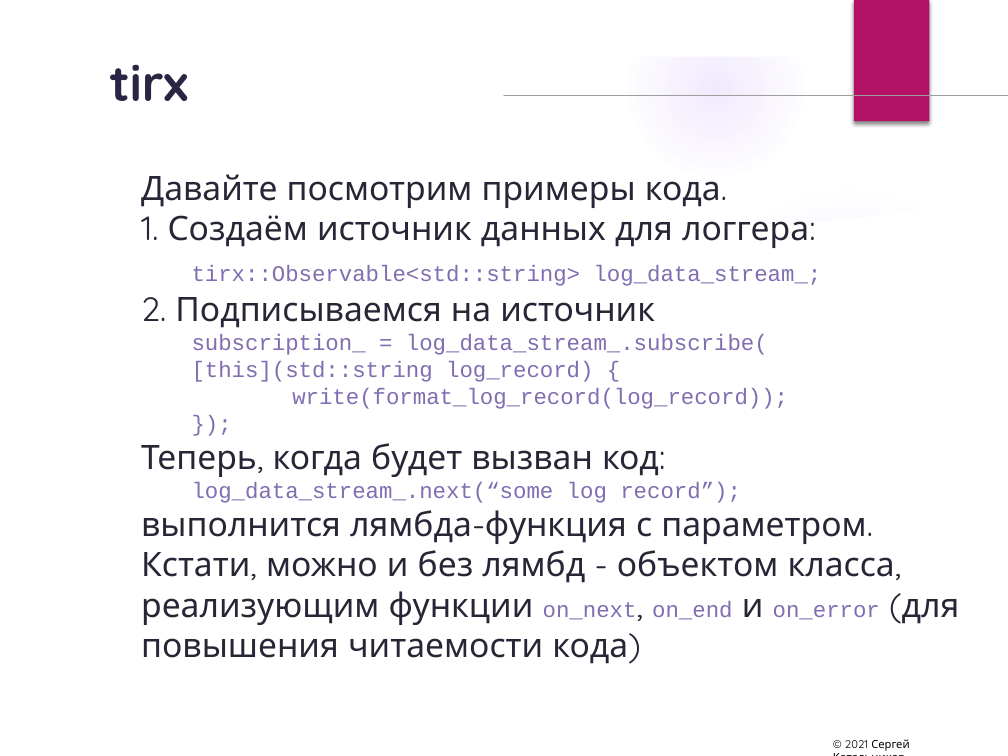
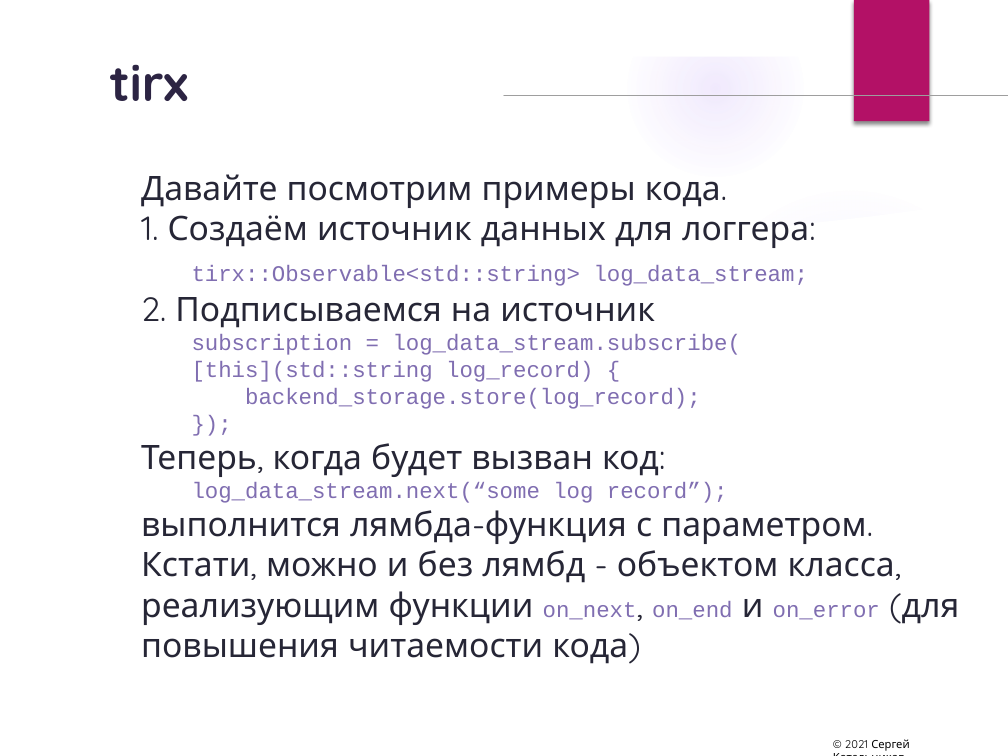
Before and after one commit to sergrt/tirx-example, a slide deck: slide 59 of rx_presentation.pptx. Drawn at 1008x756 pixels with LibreOffice and Linux fonts; fonts in the diff are those of the drawing; background and template pictures are left out. Boxes give left, top, right and bottom in pixels: in the first picture for what was removed or moved away, otherwise in the second. Text is boxed around its words. In the diff, an @@ line names an element or a change of style, - is before the commit and + after.

```diff
--- a/rx_presentation.pptx
+++ b/rx_presentation.pptx
@@ text at (141,206,809,286): text changed @@
-1. Создаём источник данных для логгера:
-tirx::Observable<std::string> log_data_stream_;
+1. Создаём источник данных для логгера:
+tirx::Observable<std::string> log_data_stream;
@@ text at (192,334,741,355): text changed @@
-subscription_ = log_data_stream_.subscribe(
+subscription = log_data_stream.subscribe(
@@ text at (245,388,701,409): text changed @@
-write(format_log_record(log_record));
+backend_storage.store(log_record);
@@ text at (192,482,728,503): text changed @@
-log_data_stream_.next(“some log record”);
+log_data_stream.next(“some log record”);
```
Also in this commit, not shown: 33 other slides changed, 4 slides added, 1 slide removed.
